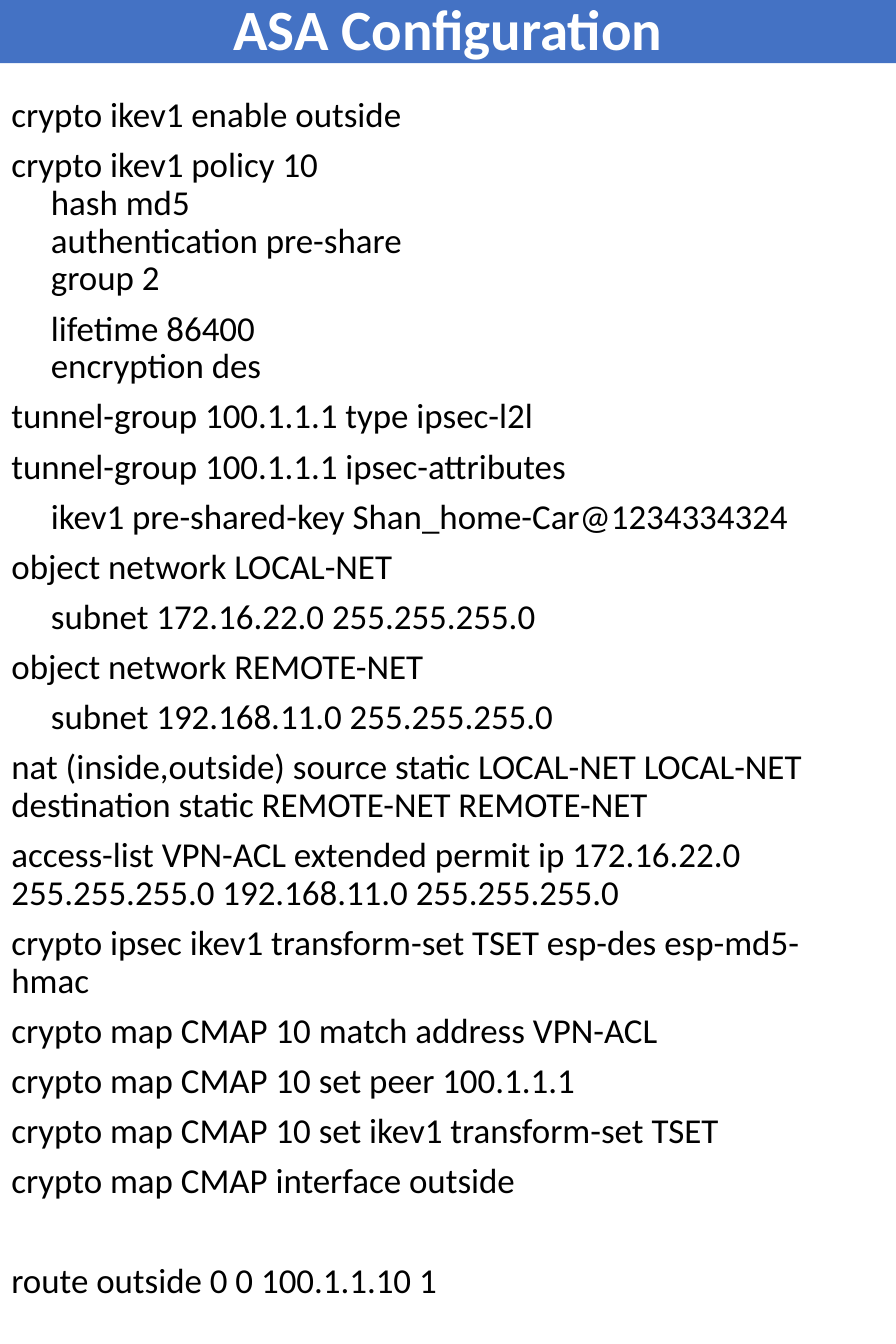
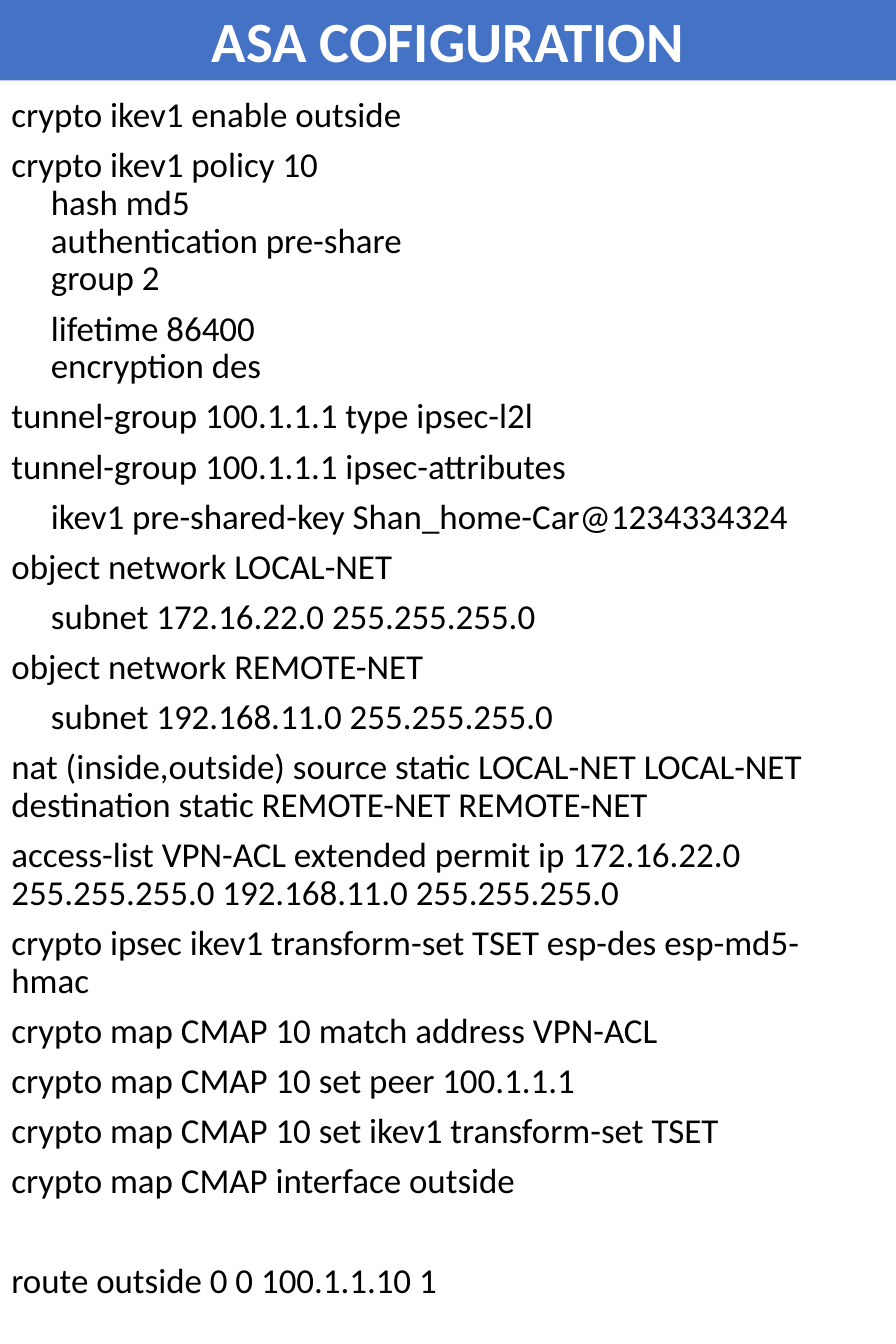
Before and after one commit to shankarpradhan/Networking, a slide deck: slide 4 of SITE-TO-SITE VPN (TROUBLESHOOT).pptx. Drawn at 896x1344 pixels with LibreOffice and Linux fonts; fonts in the diff are those of the drawing. Boxes give left, top, right and bottom in pixels: in the first picture for what was removed or moved away, otherwise in the second. Text is boxed around its words. In the diff, an @@ line names an element or a change of style, - is before the commit and + after.

```diff
--- a/SITE-TO-SITE VPN (TROUBLESHOOT).pptx
+++ b/SITE-TO-SITE VPN (TROUBLESHOOT).pptx
@@ rectangle "ASA COFIGURATION": place and size @@
-rectangle "ASA COFIGURATION" at bbox=[0, 0, 896, 64]
+rectangle "ASA COFIGURATION" at bbox=[0, 0, 896, 81]
@@ rectangle "ASA COFIGURATION" at bbox=[0, 0, 896, 81]: vertical alignment middle to top @@
@@ text in rectangle at bbox=[212, 24, 684, 63]: text changed @@
-ASA Configuration
+ASA COFIGURATION
```
Also in this commit, not shown: 7 other slides changed, 2 slides added, 7 other files.
